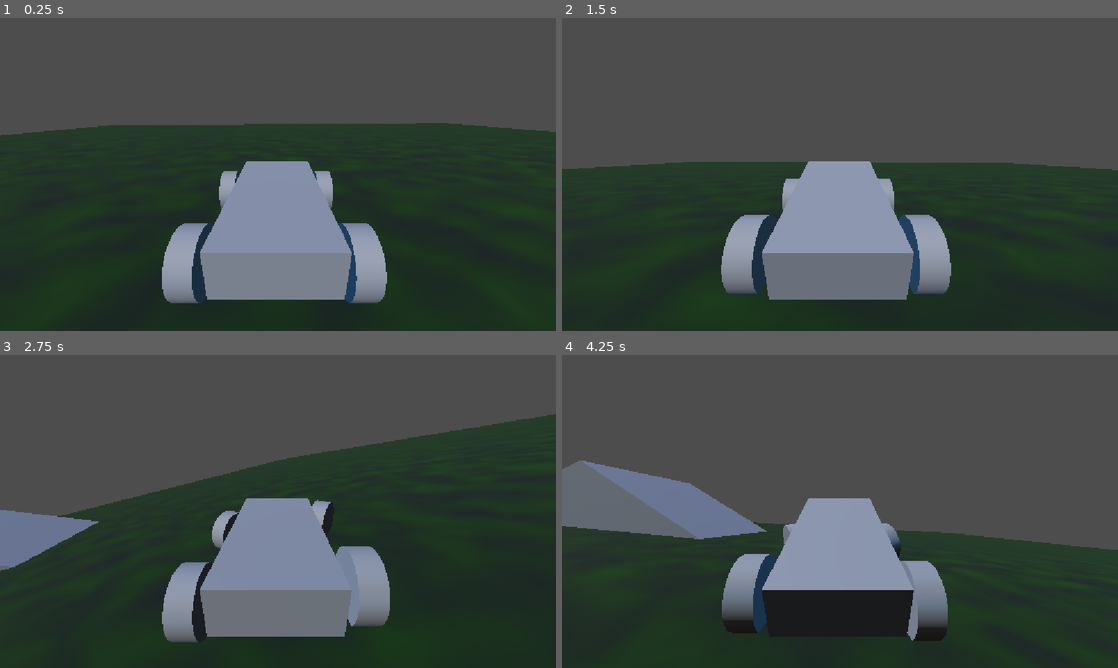
Above: before the commit, frames 1-4 (two rows, left to right).
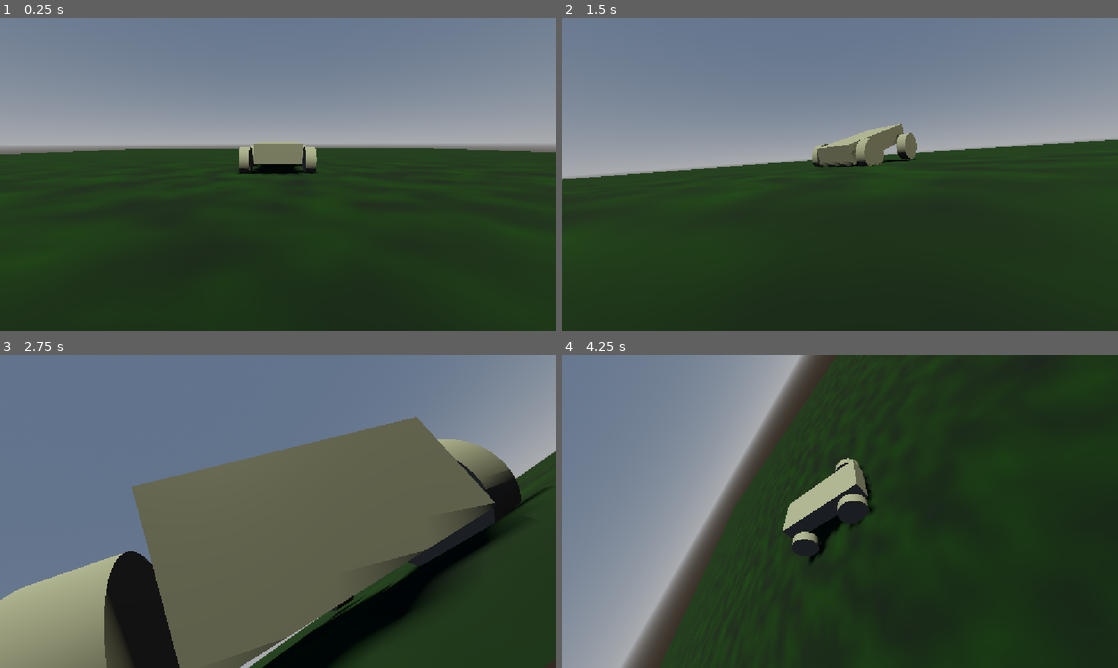
Above: after the commit, the same moments.

Repository: oluizfcs/car-simulator
Game: Godot game, scene res://car.tscn
Same seed, same stepped clock (60 frames per second), same inputs: the game is played once before the commit and once after it.
Inputs (mouse positions are in pixels of both pictures, inside the frame that each line leads up to):
- Up to frame 1 (0.25 s): no input
- Up to frame 2 (1.5 s): move the mouse to (962, 158) at 0.52 s; hold Right (ui_right) 0.53-1.28 s; move the mouse to (728, 190) at 1.27 s; hold Down (ui_down) from 1.28 s (still down)
- Up to frame 3 (2.75 s): move the mouse to (333, 442) at 2.02 s; release Down (ui_down) at 2.03 s; hold Right (ui_right) from 2.03 s (still down)
- Up to frame 4 (4.25 s): move the mouse to (812, 574) at 2.77 s; release Right (ui_right) at 2.78 s; hold Up (ui_up) 2.78-3.53 s; move the mouse to (1006, 558) at 3.52 s; hold Left (ui_left) from 3.53 s (still down)

The runs differ from the first frame. In frame 1, 56% of the frame differs, in the area x 0-100%, y 0-92%; in frame 2, 60%; in frame 3, 83%, in the area x 0-100%, y 0-100%; in frame 4, 75%.

Commit message:
iluminacao e camera quebrada

Diff:
--- a/car.gd
+++ b/car.gd
@@ -3,7 +3,23 @@
 var steer = 0.5
 var power = 1200
 
+@onready var origem_camera = $OrigemCamera
+@export var sensibilidade = 0.2
+
+func _ready() -> void:
+	Input.mouse_mode = Input.MOUSE_MODE_CAPTURED
+
+func _input(event):
+	if event is InputEventMouseMotion:
+		origem_camera.rotate_y(deg_to_rad(-event.relative.x * sensibilidade))
+		origem_camera.rotate_x(deg_to_rad(-event.relative.y * sensibilidade))
+		origem_camera.rotation.y = clamp(origem_camera.rotation.y, deg_to_rad(-90), deg_to_rad(45))
+		origem_camera.rotation.x = clamp(origem_camera.rotation.x, deg_to_rad(-90), deg_to_rad(45))
+
 func _physics_process(delta: float) -> void:
-	steering = move_toward(steering, Input.get_axis("ui_right", "ui_left") * steer, delta * 5)
-	var dir = Input.get_axis("ui_up", "ui_down")
+	steering = move_toward(steering, Input.get_axis("right", "left") * steer, delta * 5)
+	var dir = Input.get_axis("up", "down")
 	engine_force = dir * power
+
+	if Input.is_action_just_pressed("quit"):
+		get_tree().quit()
--- a/car.tscn
+++ b/car.tscn
@@ -2,17 +2,17 @@
 
 [ext_resource type="Script" uid="uid://vr1e5pxbjxm1" path="res://car.gd" id="1_7822p"]
 
-[sub_resource type="ProceduralSkyMaterial" id="ProceduralSkyMaterial_72krn"]
-sky_top_color = Color(0.21262619, 0.42999694, 0.8193084, 1)
-sky_horizon_color = Color(0.2616676, 0.6963666, 0.9556945, 1)
-sky_curve = 0.33287075
+[sub_resource type="ProceduralSkyMaterial" id="ProceduralSkyMaterial_7822p"]
+sky_horizon_color = Color(0.66224277, 0.6717428, 0.6867428, 1)
+ground_horizon_color = Color(0.66224277, 0.6717428, 0.6867428, 1)
 
-[sub_resource type="Sky" id="Sky_k61xc"]
-sky_material = SubResource("ProceduralSkyMaterial_72krn")
+[sub_resource type="Sky" id="Sky_uoj53"]
+sky_material = SubResource("ProceduralSkyMaterial_7822p")
 
-[sub_resource type="Environment" id="Environment_7822p"]
-sky = SubResource("Sky_k61xc")
-ambient_light_source = 3
+[sub_resource type="Environment" id="Environment_k61xc"]
+background_mode = 2
+sky = SubResource("Sky_uoj53")
+ambient_light_sky_contribution = 0.25
 
 [sub_resource type="BoxShape3D" id="BoxShape3D_pcilw"]
 size = Vector3(16.277344, 1, 19.47461)
@@ -50,15 +50,15 @@
 bottom_radius = 0.140625
 height = 0.09643555
 
-[sub_resource type="PrismMesh" id="PrismMesh_5ji6q"]
-
 [node name="Node3D" type="Node3D" unique_id=1370922197]
 
-[node name="DirectionalLight3D" type="DirectionalLight3D" parent="." unique_id=1748420987]
-transform = Transform3D(1, 0, 0, 0, 0.67108774, 0.74137795, 0, -0.74137795, 0.67108774, 0, 4.572135, 3.4920387)
+[node name="DirectionalLight3D" type="DirectionalLight3D" parent="." unique_id=1473657570]
+transform = Transform3D(0.8660255, -0.43301263, 0.2499999, 2.7805944e-08, 0.49999994, 0.86602545, -0.49999994, -0.7500001, 0.43301266, 0, 6.6000004, -2.1000001)
+light_color = Color(1, 1, 0.7176471, 1)
+shadow_enabled = true
 
-[node name="WorldEnvironment" type="WorldEnvironment" parent="." unique_id=1372192582]
-environment = SubResource("Environment_7822p")
+[node name="WorldEnvironment" type="WorldEnvironment" parent="." unique_id=385378487]
+environment = SubResource("Environment_k61xc")
 
 [node name="piso" type="StaticBody3D" parent="." unique_id=1530202297]
 transform = Transform3D(1, 0, 0, 0, 1, 0, 0, 0, 1, 0, -0.5, 0)
@@ -74,7 +74,6 @@
 surface_material_override/0 = SubResource("StandardMaterial3D_5w30v")
 
 [node name="VehicleBody3D" type="VehicleBody3D" parent="." unique_id=1907941845]
-transform = Transform3D(1, 0, 0, 0, 1, 0, 0, 0, 1, 0, -0.080661476, -0.22001019)
 mass = 600.0
 center_of_mass_mode = 1
 center_of_mass = Vector3(0, -0.8, -0.1)
@@ -144,10 +143,17 @@
 transform = Transform3D(-4.371139e-08, -1, 0, 1, -4.371139e-08, 0, 0, 0, 1, 0, 0, 0)
 mesh = SubResource("CylinderMesh_5ji6q")
 
-[node name="Camera3D" type="Camera3D" parent="VehicleBody3D" unique_id=1387125149]
-transform = Transform3D(1, 0, 0, 0, 0.9396927, 0.34202015, 0, -0.34202015, 0.9396927, -0.03389056, 0.8696615, 0.5182976)
-current = true
+[node name="OrigemCamera" type="Node3D" parent="VehicleBody3D" unique_id=459303607]
+transform = Transform3D(1, 0, 0, 0, 1, 0, 0, 0, 1, -0.041800935, 0.5, -0.10000005)
 
-[node name="MeshInstance3D" type="MeshInstance3D" parent="." unique_id=63691135]
-transform = Transform3D(2.1443415, 0, 1.6093956, 0, 0.99999994, 0, -3.567418, 0, 0.9673922, -4.2525654, 0.48153234, 3.8269072)
-mesh = SubResource("PrismMesh_5ji6q")
+[node name="SpringArm3D" type="SpringArm3D" parent="VehicleBody3D/OrigemCamera" unique_id=1468650979]
+spring_length = 2.0
+margin = 0.5
+
+[node name="Camera3D" type="Camera3D" parent="VehicleBody3D/OrigemCamera/SpringArm3D" unique_id=1269152662]
+transform = Transform3D(1, 0, 0, 0, 0.9848077, 0.17364818, 0, -0.17364818, 0.9848077, 0, 0.39999998, 0.9)
+
+[node name="CSGPolygon3D" type="CSGPolygon3D" parent="." unique_id=452847684]
+transform = Transform3D(1.9106853e-15, 4.371139e-08, 1.8, 1, -4.371138e-08, -2.795293e-22, 4.371138e-08, 1, -7.86805e-08, 0, 0, 3.3)
+use_collision = true
+polygon = PackedVector2Array(0, 0, 0.1, 2, 0.4, 2)
--- a/project.godot
+++ b/project.godot
@@ -20,6 +20,34 @@
 window/stretch/mode="canvas_items"
 window/stretch/aspect="expand"
 
+[input]
+
+up={
+"deadzone": 0.5,
+"events": [Object(InputEventKey,"resource_local_to_scene":false,"resource_name":"","device":-1,"window_id":0,"alt_pressed":false,"shift_pressed":false,"ctrl_pressed":false,"meta_pressed":false,"pressed":false,"keycode":0,"physical_keycode":87,"key_label":0,"unicode":119,"location":0,"echo":false,"script":null)
+]
+}
+down={
+"deadzone": 0.5,
+"events": [Object(InputEventKey,"resource_local_to_scene":false,"resource_name":"","device":-1,"window_id":0,"alt_pressed":false,"shift_pressed":false,"ctrl_pressed":false,"meta_pressed":false,"pressed":false,"keycode":0,"physical_keycode":83,"key_label":0,"unicode":115,"location":0,"echo":false,"script":null)
+]
+}
+right={
+"deadzone": 0.5,
+"events": [Object(InputEventKey,"resource_local_to_scene":false,"resource_name":"","device":-1,"window_id":0,"alt_pressed":false,"shift_pressed":false,"ctrl_pressed":false,"meta_pressed":false,"pressed":false,"keycode":0,"physical_keycode":68,"key_label":0,"unicode":100,"location":0,"echo":false,"script":null)
+]
+}
+left={
+"deadzone": 0.5,
+"events": [null, Object(InputEventKey,"resource_local_to_scene":false,"resource_name":"","device":-1,"window_id":0,"alt_pressed":false,"shift_pressed":false,"ctrl_pressed":false,"meta_pressed":false,"pressed":false,"keycode":0,"physical_keycode":65,"key_label":0,"unicode":97,"location":0,"echo":false,"script":null)
+]
+}
+quit={
+"deadzone": 0.2,
+"events": [Object(InputEventKey,"resource_local_to_scene":false,"resource_name":"","device":-1,"window_id":0,"alt_pressed":false,"shift_pressed":false,"ctrl_pressed":false,"meta_pressed":false,"pressed":false,"keycode":0,"physical_keycode":4194305,"key_label":0,"unicode":0,"location":0,"echo":false,"script":null)
+]
+}
+
 [physics]
 
 3d/physics_engine="Jolt Physics"
